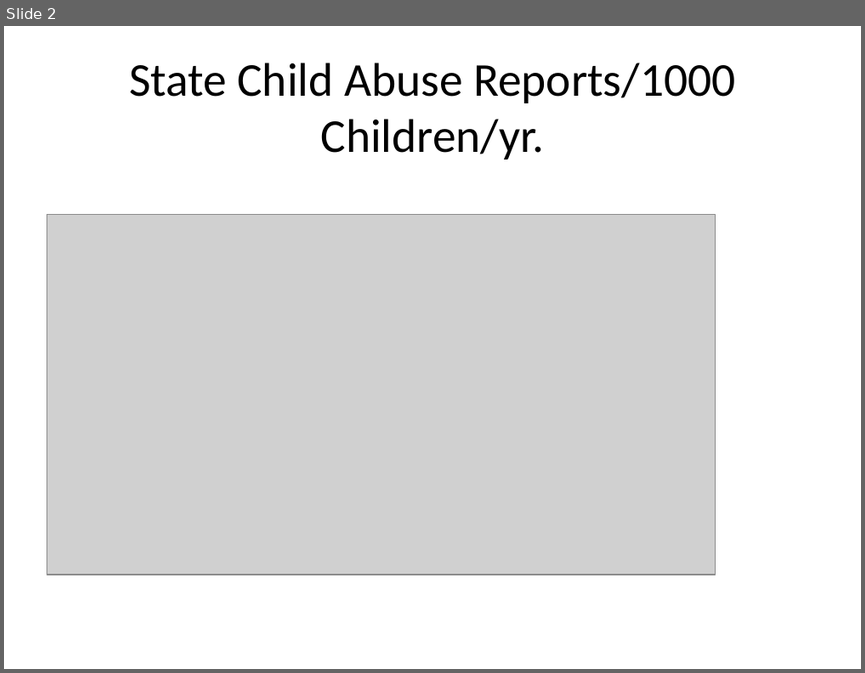
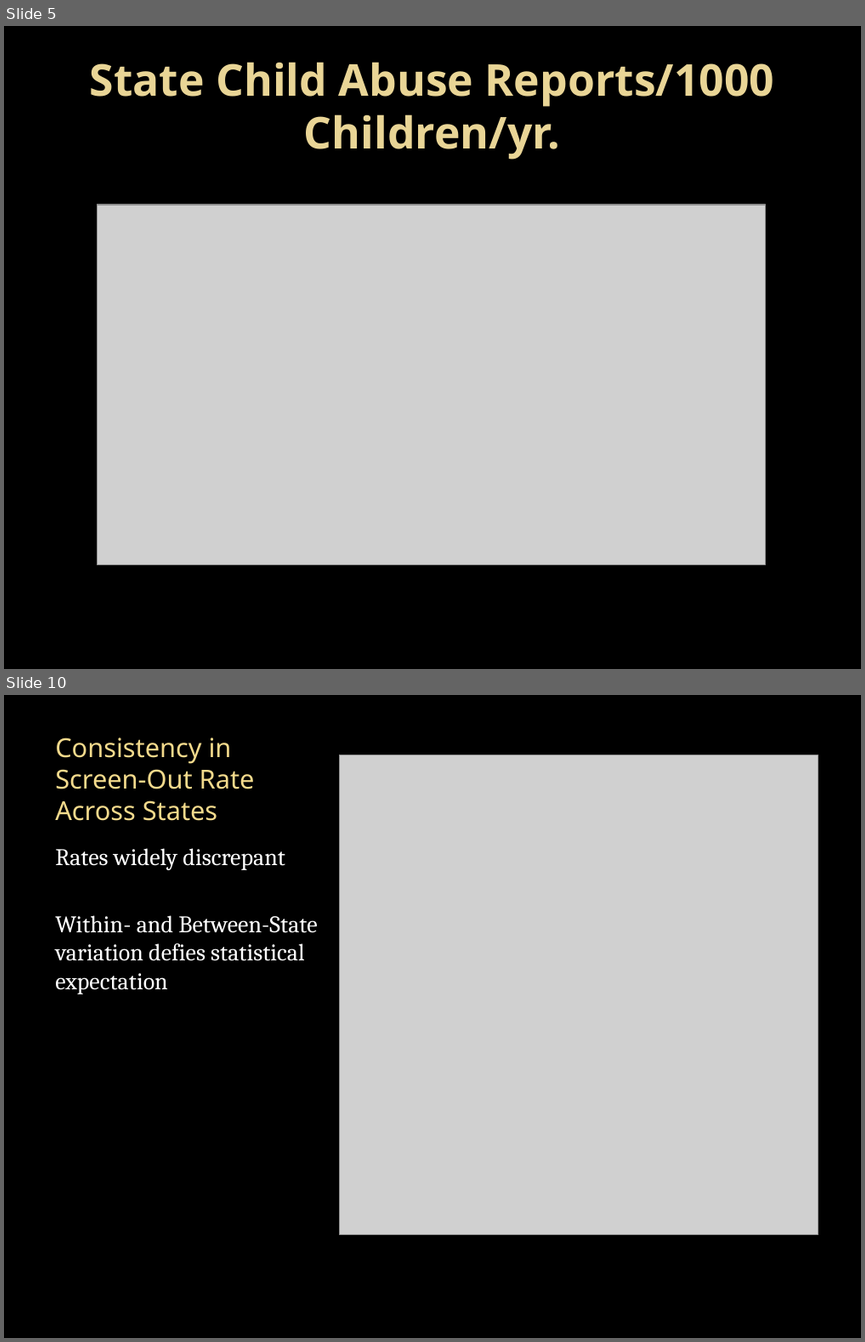
Before and after one commit to OuhscBbmc/SafeCareSpatial, a slide deck: National/chadwick materials/bard_draft1.pptx. Shown one above the other, each under a label of ours: slide 2 before the commit, slides 5 and 10 after it; the slides between them are not shown. The pictures are 865x673 and 865x1342 pixels, drawn with LibreOffice and Linux fonts; fonts in the diff are those of the drawing; grey boxes stand for pictures; background and template pictures are left out. Boxes give left, top, right and bottom in pixels: in the first picture for what was removed or moved away, otherwise in the second. Text is boxed around its words. In the diff, an @@ line names an element or a change of style, - is before the commit and + after.

```diff
--- a/National/chadwick materials/bard_draft1.pptx
+++ b/National/chadwick materials/bard_draft1.pptx
@@ slide 10 added at (4,695,861,1338), background picture (left out) @@
@@ title added at (55,737,255,821), 22 pt, text #F4DB8C @@
+Consistency in Screen-Out Rate Across States
@@ picture added at (339,755,818,1234) @@
@@ text added at (55,848,317,994), 20 pt, text #FFFFFF @@
+Rates widely discrepant
+Within- and Between-State variation defies statistical expectation
@@ what was slide 2 is now slide 5 @@
@@ slide 5 changed as well @@
@@ background #FFFFFF to picture (left out) @@
@@ title "State Child Abuse Reports/1000 Children/yr." at (90,62,775,159): size 39.6 to 36.9 pt, font Calibri to Noto Sans, text colour #000000 to gradient #EAD696 to #E7D081, bold on @@
@@ picture: place and size @@
-picture at (46,215,715,574)
+picture at (97,204,765,564)
```
Also in this commit, not shown: 1 other slide changed, 21 other slides added, 1 slide removed, 17 other files.
